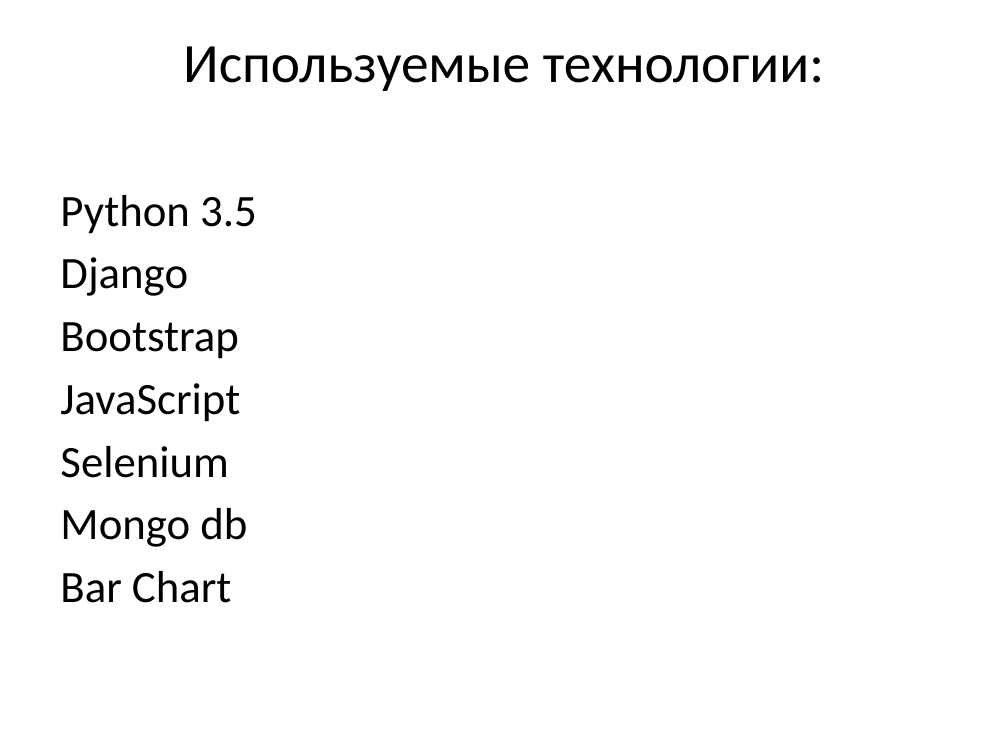
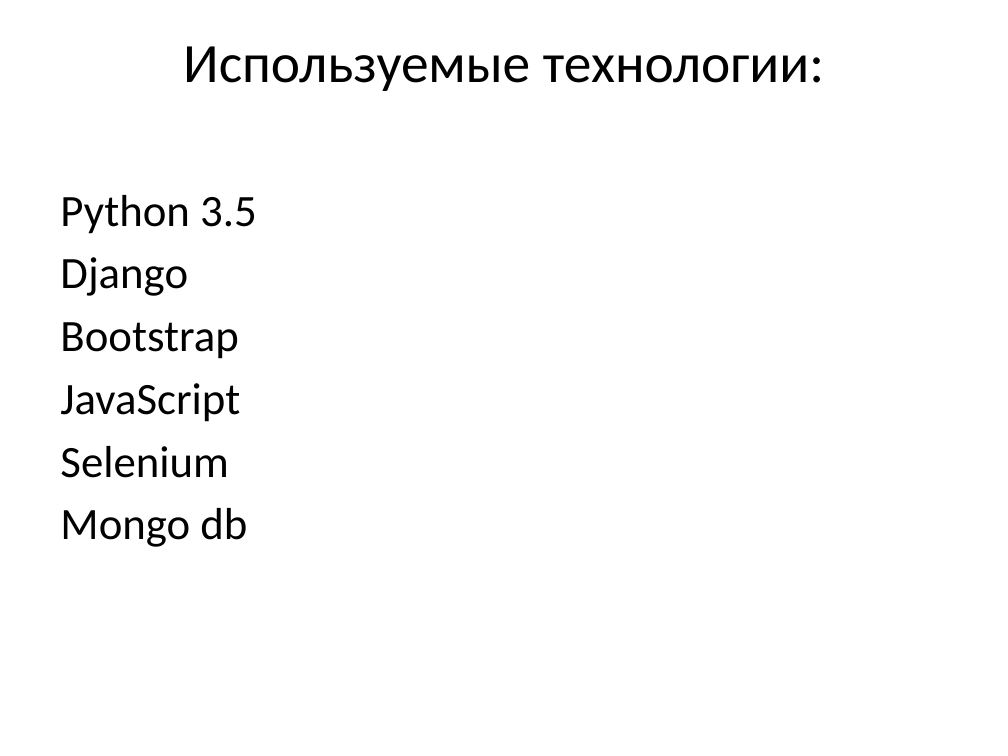
Before and after one commit to OSLL/mooc-lp-statistics, a slide deck: slide 5 of presentation/Сбор статистики курса.pptx (slide 4 before the commit). Drawn at 1008x756 pixels with LibreOffice and Linux fonts; fonts in the diff are those of the drawing. Boxes give left, top, right and bottom in pixels: in the first picture for what was removed or moved away, otherwise in the second. Text is boxed around its words. In the diff, an @@ line names an element or a change of style, - is before the commit and + after.

```diff
--- a/presentation/Сбор статистики курса.pptx
+++ b/presentation/Сбор статистики курса.pptx
@@ text at [60,571,231,603]: paragraph removed @@
-Bar Chart
```
Also in this commit, not shown: 3 other slides changed, 1 slide added, 1 other file.
